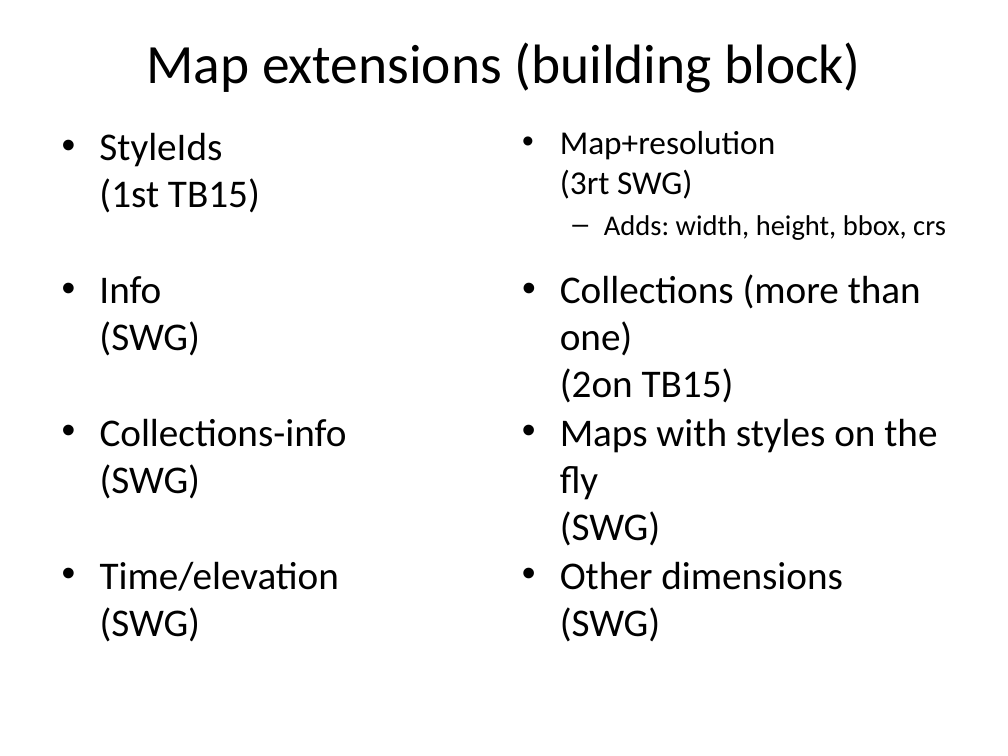
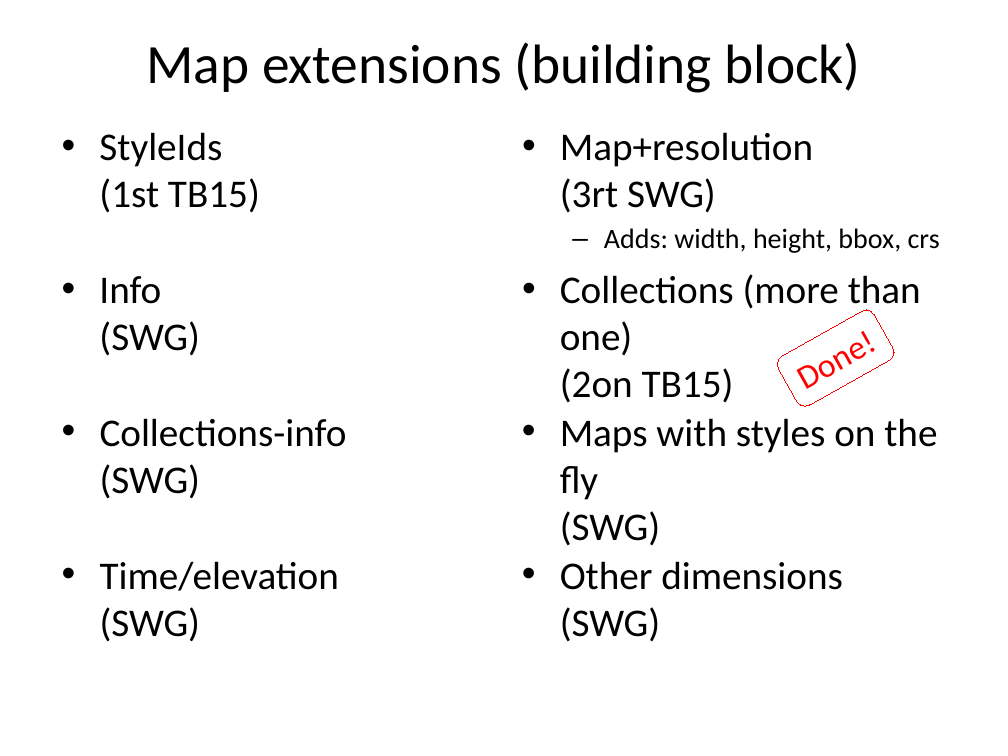
Before and after one commit to opengeospatial/ogcapi-maps, a slide deck: slide 5 of standard/images/diagrams.pptx. Drawn at 1008x756 pixels with LibreOffice and Linux fonts; fonts in the diff are those of the drawing. Boxes give left, top, right and bottom in pixels: in the first picture for what was removed or moved away, otherwise in the second. Text is boxed around its words. In the diff, an @@ line names an element or a change of style, - is before the commit and + after.

```diff
--- a/standard/images/diagrams.pptx
+++ b/standard/images/diagrams.pptx
@@ text "Map+resolution (3rt SWG)" at (560, 132, 940, 253): size 23.8 to 28 pt in "Map+resolution (3rt SWG)"; size 20.4 to 20 pt in "Adds: width, height, bbox, crs" @@
@@ rounded rectangle added at (773, 306, 897, 409), outline #FF0000 0.75 pt, 24 pt, text #FF0000 @@
+Done!
```
Also in this commit, not shown: 23 other files.
